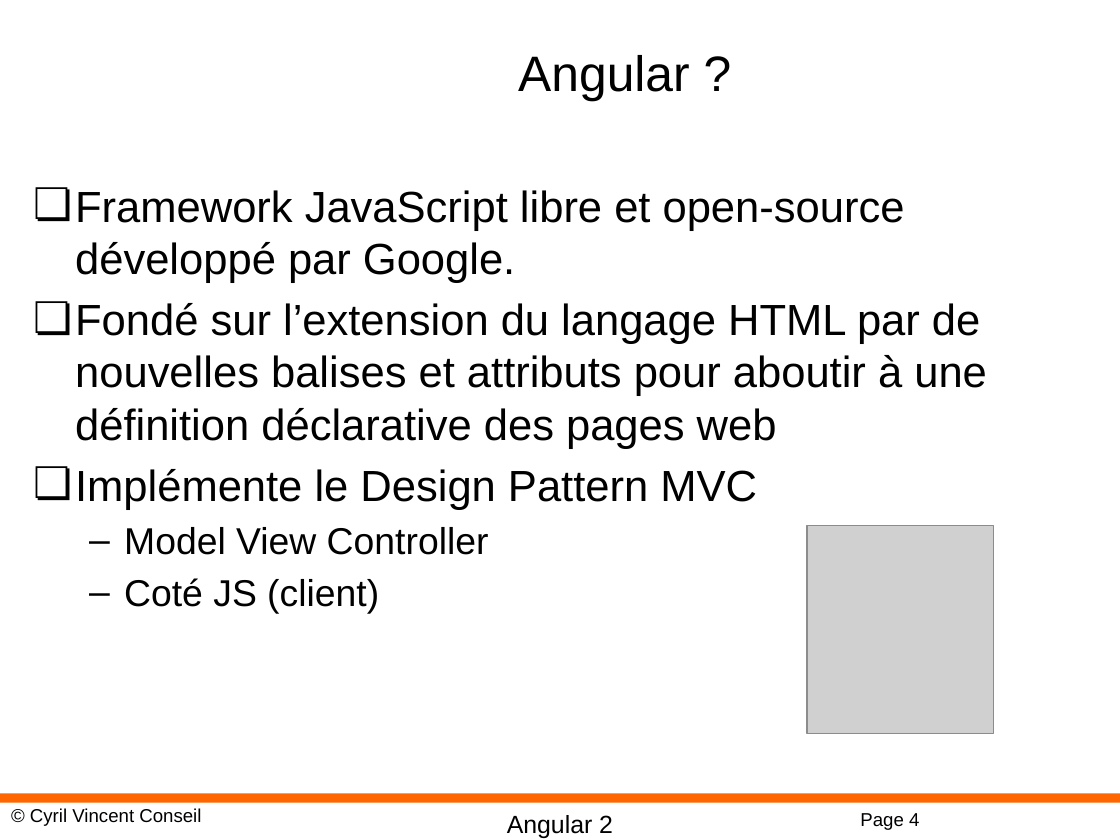
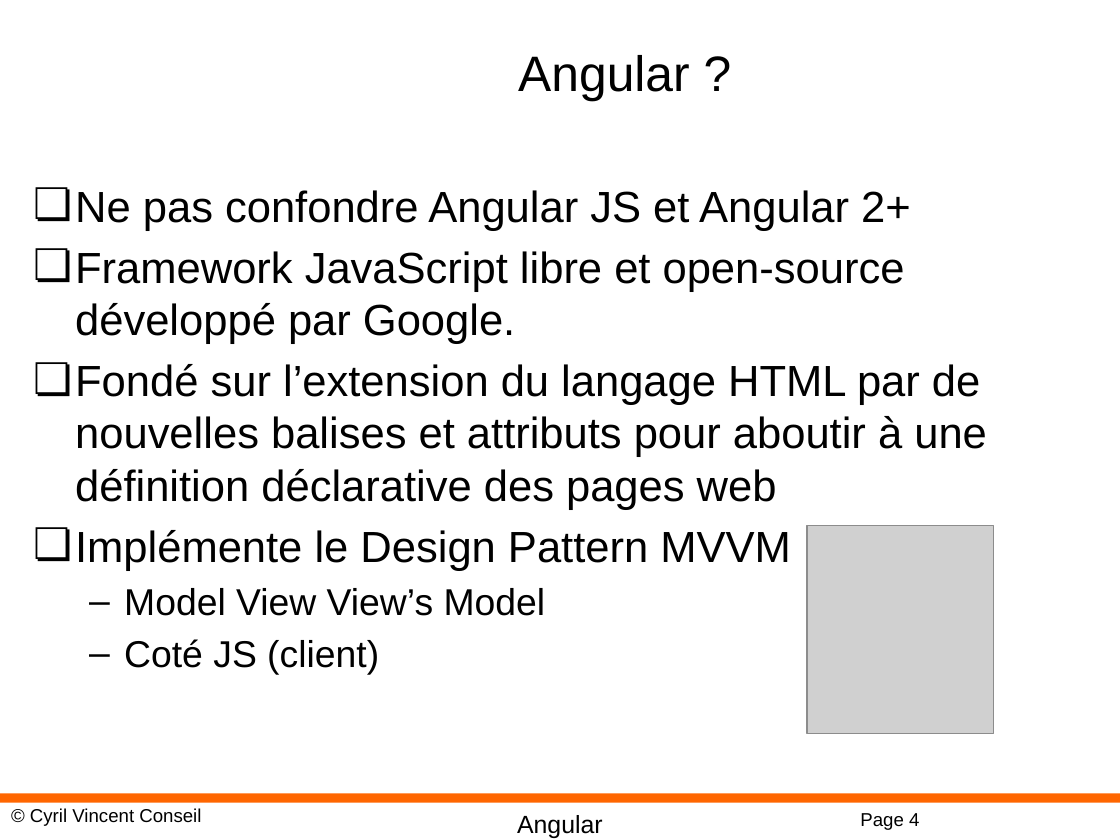
Before and after one commit to cyrilvincent/POE, a slide deck: slide 4 of ppt/angular/Angular01-Intro.pptx. Drawn at 1120x840 pixels with LibreOffice and Linux fonts; fonts in the diff are those of the drawing; grey boxes stand for pictures; background and template pictures are left out. Boxes give left, top, right and bottom in pixels: in the first picture for what was removed or moved away, otherwise in the second. Text is boxed around its words. In the diff, an @@ line names an element or a change of style, - is before the commit and + after.

Commit message:
Angular PPT v2

```diff
--- a/ppt/angular/Angular01-Intro.pptx
+++ b/ppt/angular/Angular01-Intro.pptx
@@ text at (75, 190, 911, 231): paragraph added @@
+❏ Ne pas confondre Angular JS et Angular 2+
@@ text at (75, 530, 791, 616): text changed @@
-❏ Implémente le Design Pattern MVC
-  – Model View Controller
+❏ Implémente le Design Pattern MVVM
+  – Model View View’s Model
@@ text at (517, 815, 603, 838): text changed @@
-Angular 2
+Angular
```
Also in this commit, not shown: 14 other slides changed, 1 slide added, 2 slides removed, 19 other files.
